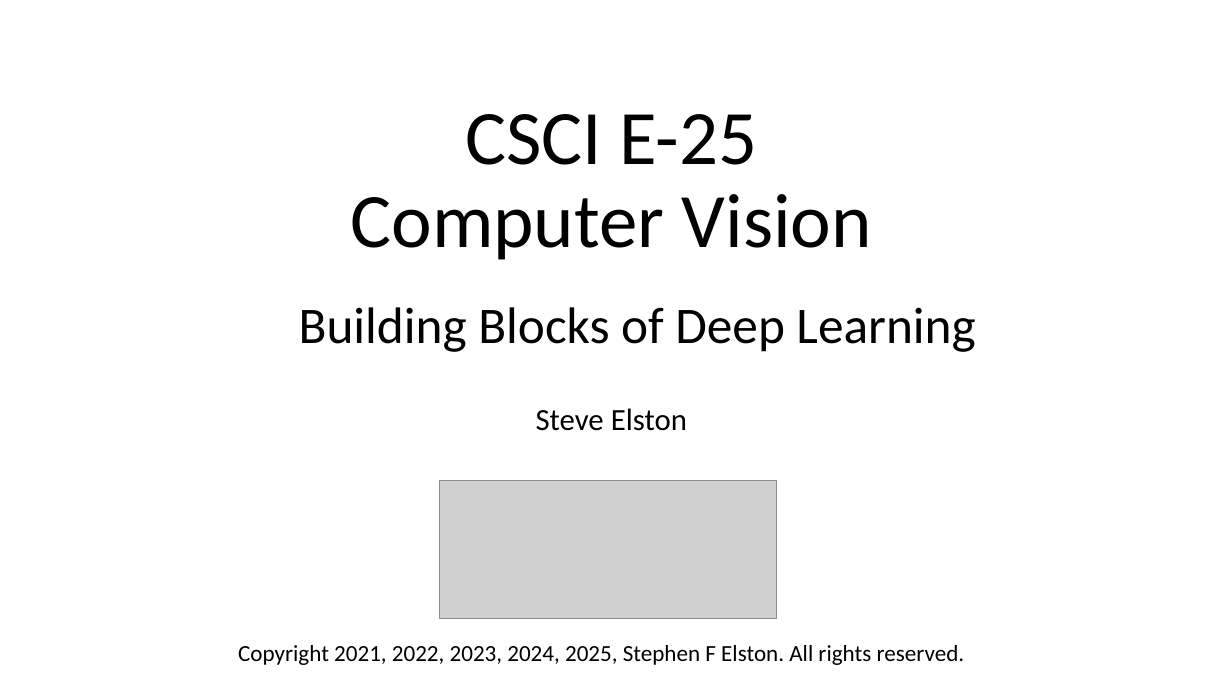
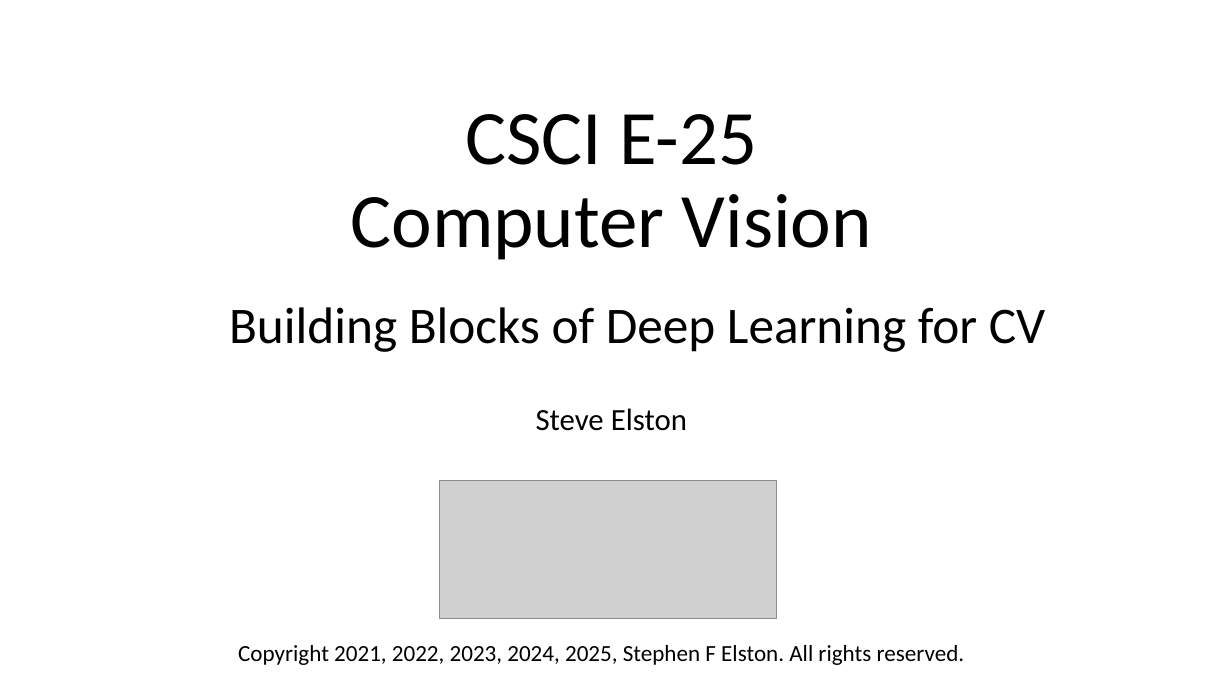
Before and after one commit to StephenElston/CSCI-E25, a slide deck: slide 1 of Slides/5_BuildingBlocksOfDeepLearning.pptx. Drawn at 1232x693 pixels with LibreOffice and Linux fonts; fonts in the diff are those of the drawing; grey boxes stand for pictures. Boxes give left, top, right and bottom in pixels: in the first picture for what was removed or moved away, otherwise in the second. Text is boxed around its words. In the diff, an @@ line names an element or a change of style, - is before the commit and + after.

```diff
--- a/Slides/5_BuildingBlocksOfDeepLearning.pptx
+++ b/Slides/5_BuildingBlocksOfDeepLearning.pptx
@@ text at <box>229,307,1045,352</box>: text changed @@
-Building Blocks of Deep Learning
+Building Blocks of Deep Learning for CV
```
Also in this commit, not shown: 2 other slides changed, 3 slides added.
